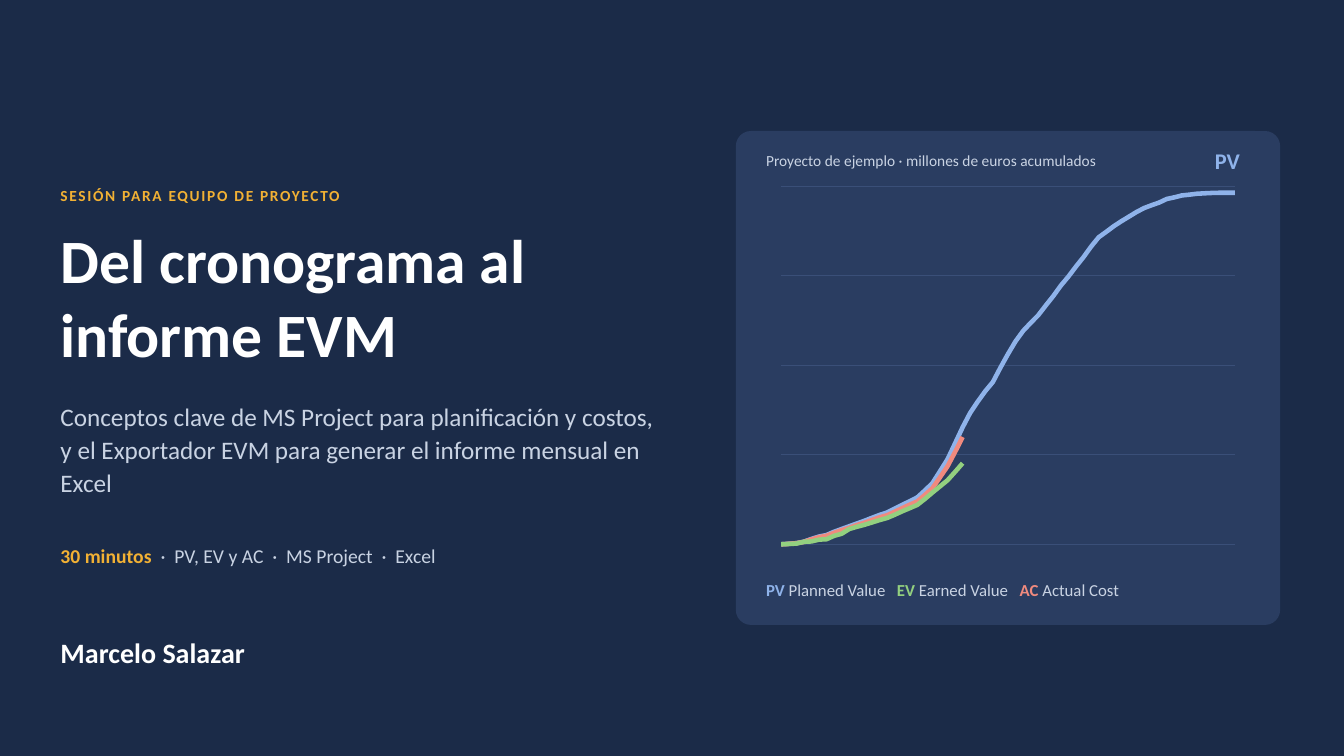
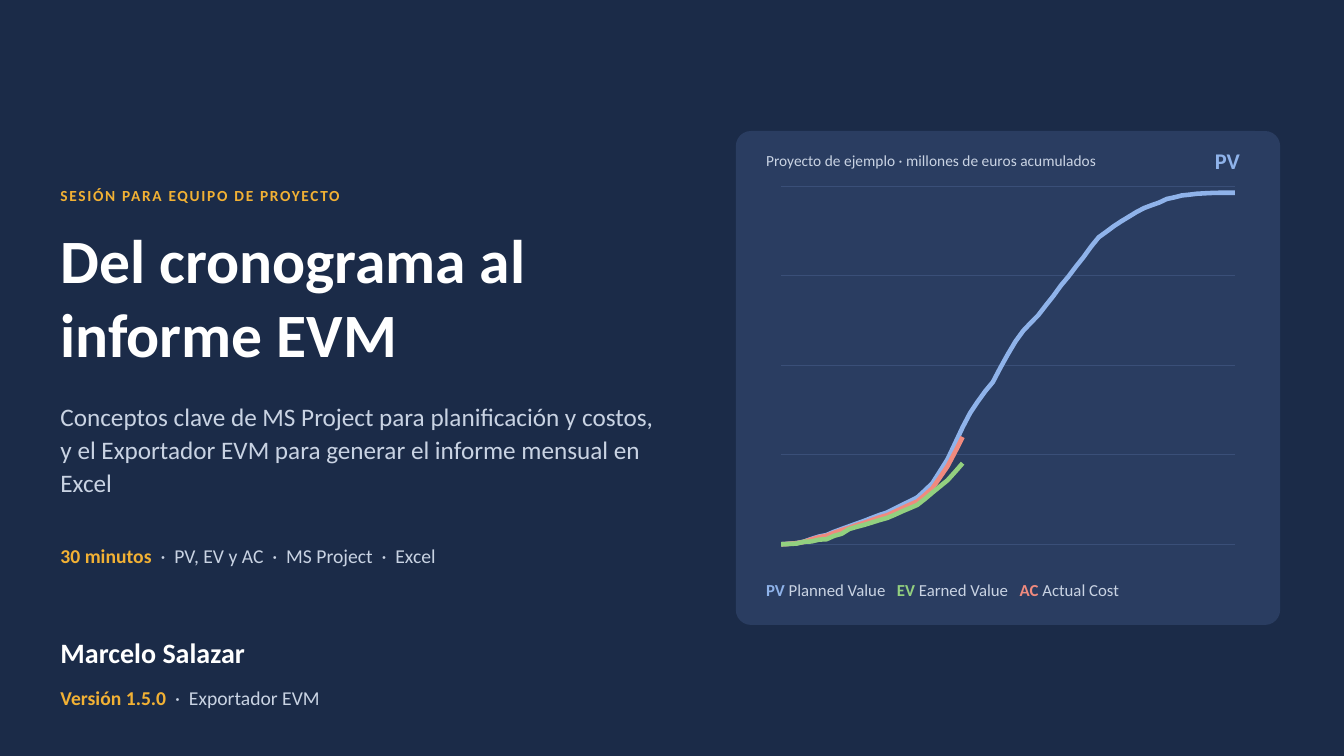
Before and after one commit to MarceloSalazar/evm-automation, a slide deck: slide 1 of docs/presentacion-jefes-de-proyecto.pptx. Drawn at 1344x756 pixels with LibreOffice and Linux fonts; fonts in the diff are those of the drawing. Boxes give left, top, right and bottom in pixels: in the first picture for what was removed or moved away, otherwise in the second. Text is boxed around its words. In the diff, an @@ line names an element or a change of style, - is before the commit and + after.

Commit message:
Registro de cambios, etiquetas de versión y versión en la presentación (#13)
- CHANGELOG.md con las versiones 1.0.0 a 1.5.0: título, nuevas funciones,
  correcciones y otros cambios de cada una.
- Proceso de versiones documentado en docs/desarrollo.md: con cada cambio de
  versión se actualizan el CHANGELOG y la portada de la presentación, y después
  de fusionar se crean la etiqueta vX.Y.Z y la publicación en GitHub.
- docs/herramientas/notas_version.py: título y notas de una versión para la
  publicación. docs/herramientas/version_presentacion.py: versión en la portada
  de la presentación y PDF exportado con PowerPoint.
- Portada de la presentación con "Versión 1.5.0" (PowerPoint y PDF).
- Enlaces al registro de cambios en README.md y docs/README.md.

```diff
--- a/docs/presentacion-jefes-de-proyecto.pptx
+++ b/docs/presentacion-jefes-de-proyecto.pptx
@@ text added at [60,691,319,708], 14 pt, text #C9D3E3 @@
+Versión 1.5.0 · Exportador EVM
```
Also in this commit, not shown: 7 other files.
